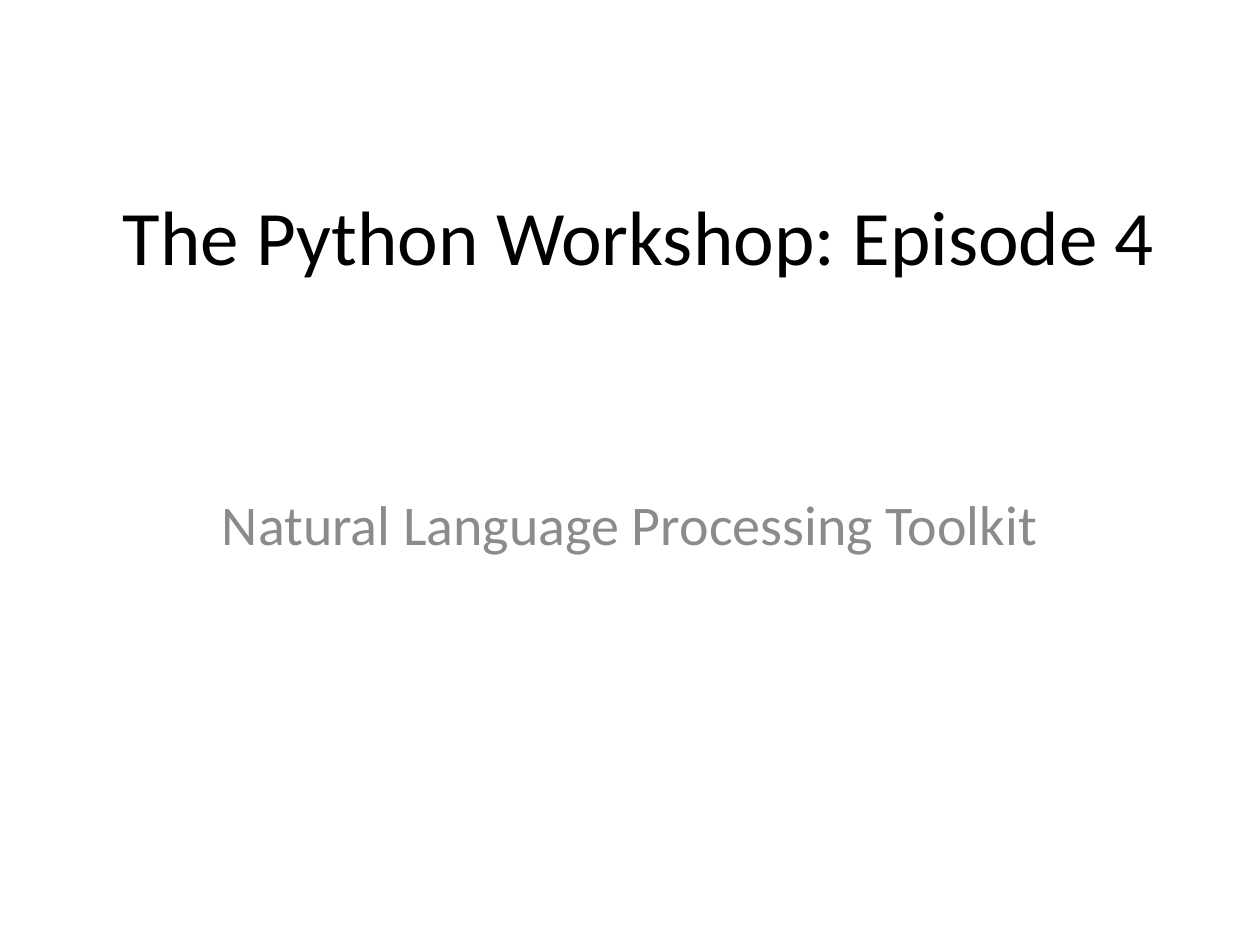
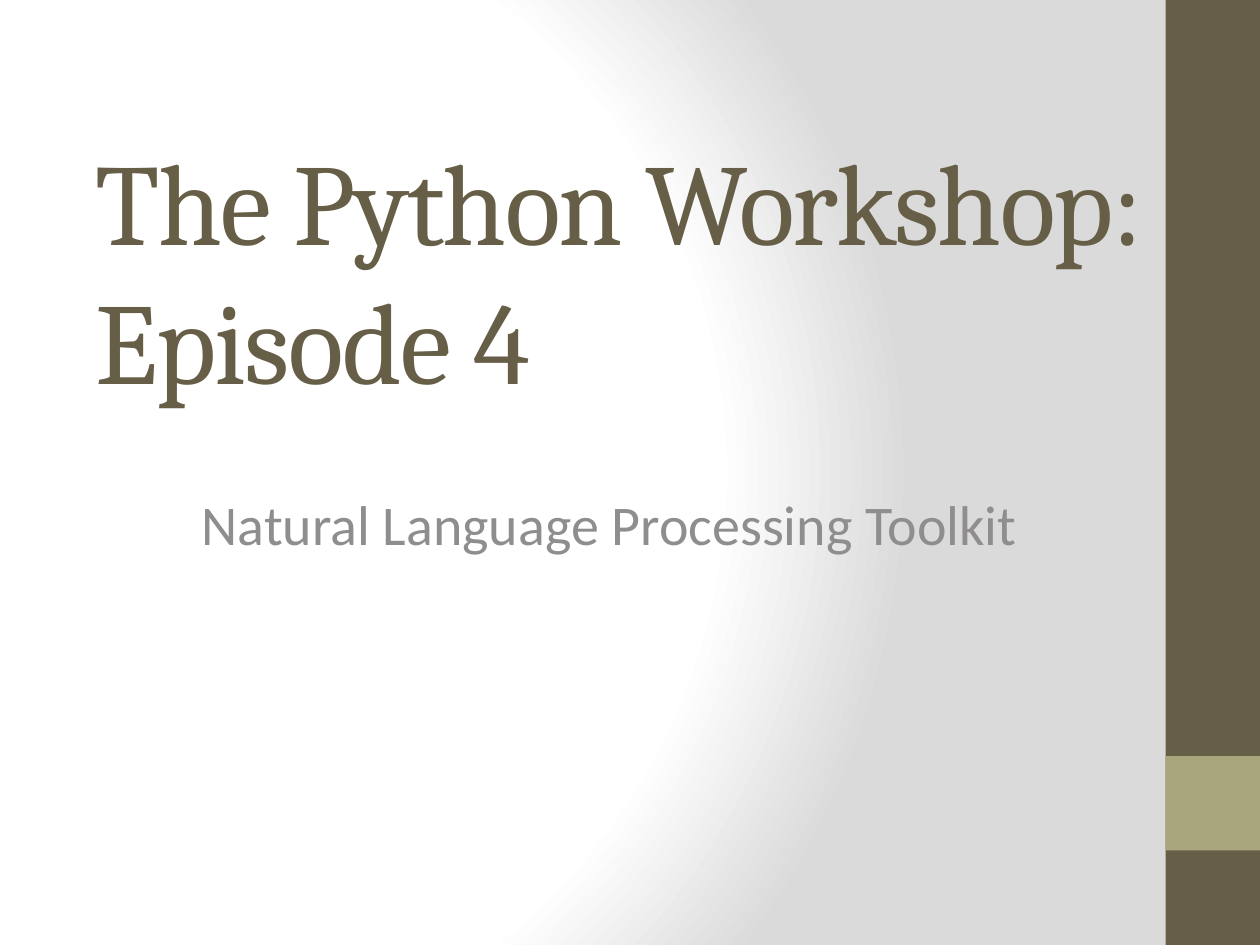
Before and after one commit to NahimNasser/django-unchained, a slide deck: slide 1 of 3-NLTK/Presentation.pptx. Drawn at 1260x945 pixels with LibreOffice and Linux fonts; fonts in the diff are those of the drawing. Boxes give left, top, right and bottom in pixels: in the first picture for what was removed or moved away, otherwise in the second. Text is boxed around its words. In the diff, an @@ line names an element or a change of style, - is before the commit and + after.

```diff
--- a/3-NLTK/Presentation.pptx
+++ b/3-NLTK/Presentation.pptx
@@ background #FFFFFF to gradient #FFFFFF to #DADADA @@
@@ rectangle added at (x1=1166, y1=0, x2=1260, y2=945), fill #675E47 @@
@@ title "The Python Workshop: Episode 4" at (x1=96, y1=164, x2=1143, y2=408): size 44 to 66 pt, font Calibri to Cambria, text colour #000000 to #675E47, letter spacing 0 to -1 pt; alignment centre to left; vertical alignment middle to bottom @@
@@ subtitle "Natural Language Processing Toolkit" at (x1=202, y1=506, x2=1016, y2=555): text colour #8C8C8C to #8F8F8D; alignment centre to left @@
@@ rectangle added at (x1=1166, y1=756, x2=1260, y2=850), fill #A9A57C @@
```
Also in this commit, not shown: 11 other slides changed, 2 other files.
